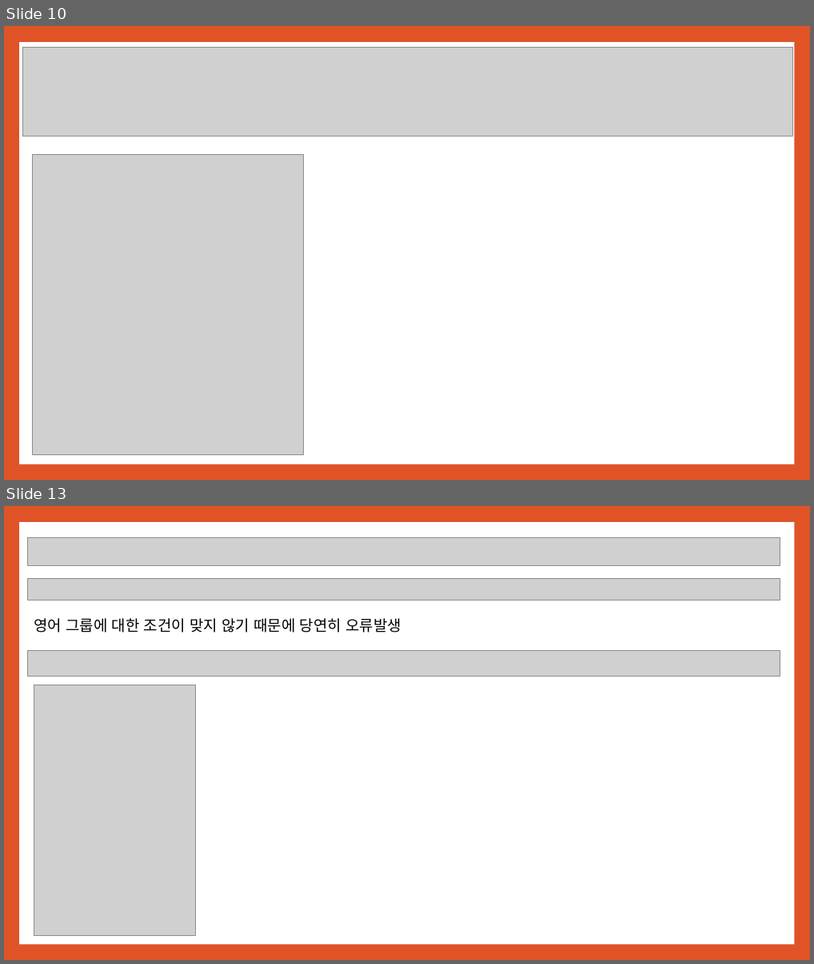
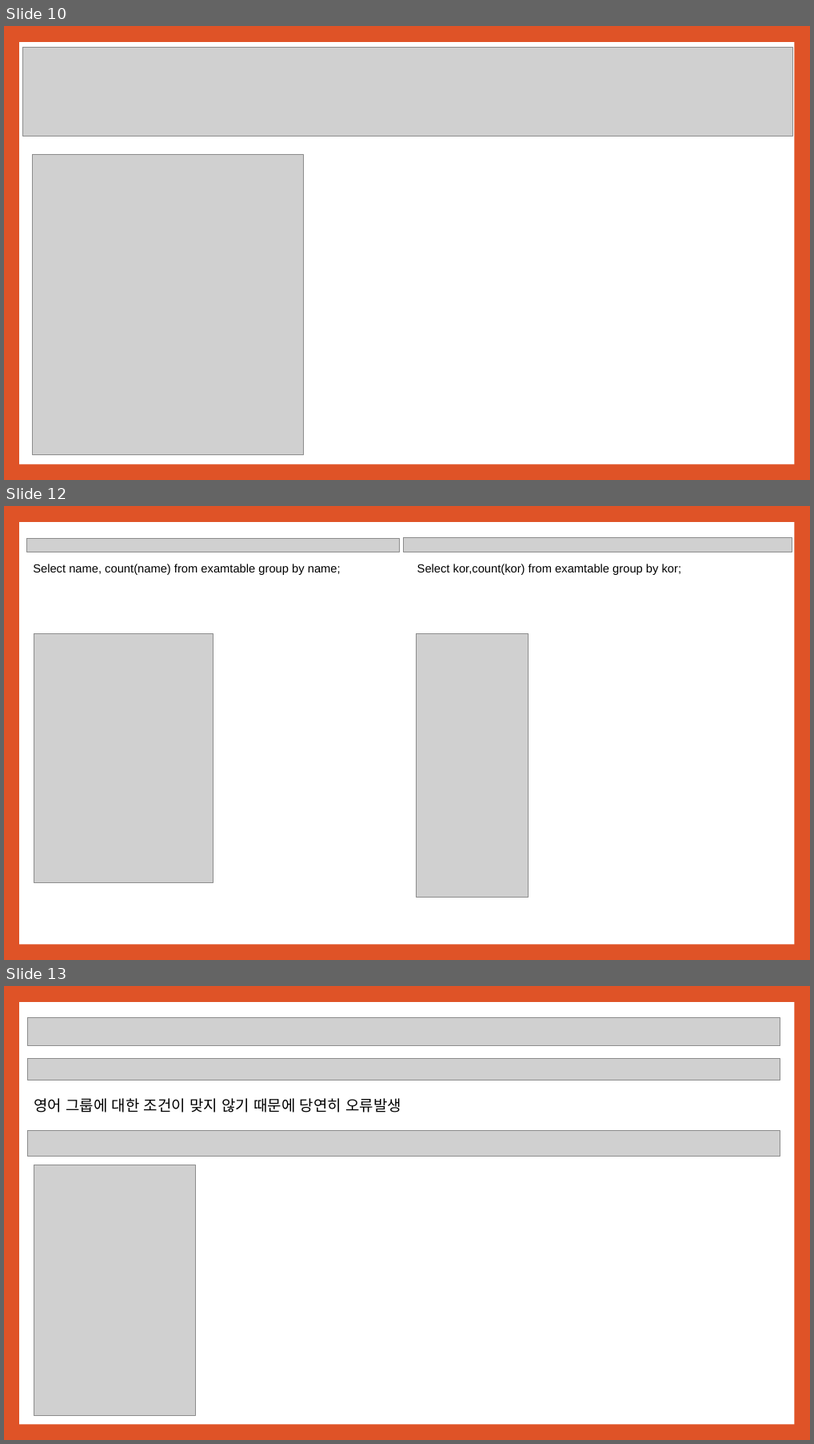
Before and after one commit to noheul1030/KOPO-database, a slide deck: 과제PPT/데이터베이스 3강.pptx. Shown one above the other, each under a label of ours: slides 10 and 13 before the commit, slides 10, 12 and 13 after it; the slides between them are not shown. The pictures are 814x964 and 814x1444 pixels, drawn with LibreOffice and Linux fonts; fonts in the diff are those of the drawing; grey boxes stand for pictures. Boxes give left, top, right and bottom in pixels: in the first picture for what was removed or moved away, otherwise in the second. Text is boxed around its words. In the diff, an @@ line names an element or a change of style, - is before the commit and + after.

```diff
--- a/과제PPT/데이터베이스 3강.pptx
+++ b/과제PPT/데이터베이스 3강.pptx
@@ slide 12 added at [4,506,810,960], background #DF5327; not listed: 1 template element that a slide beside it also shows @@
@@ picture added at [27,539,400,552] @@
@@ picture added at [403,538,792,552] @@
@@ text added at [33,564,341,575], 14 pt, text #000000 @@
+Select name, count(name) from examtable group by name;
@@ text added at [418,564,682,575], 14 pt, text #000000 @@
+Select kor,count(kor) from examtable group by kor;
@@ picture added at [34,634,214,882] @@
@@ picture added at [417,634,529,897] @@
```
Also in this commit, not shown: 2 slides changed, 22 other slides added, 14 slides removed.
